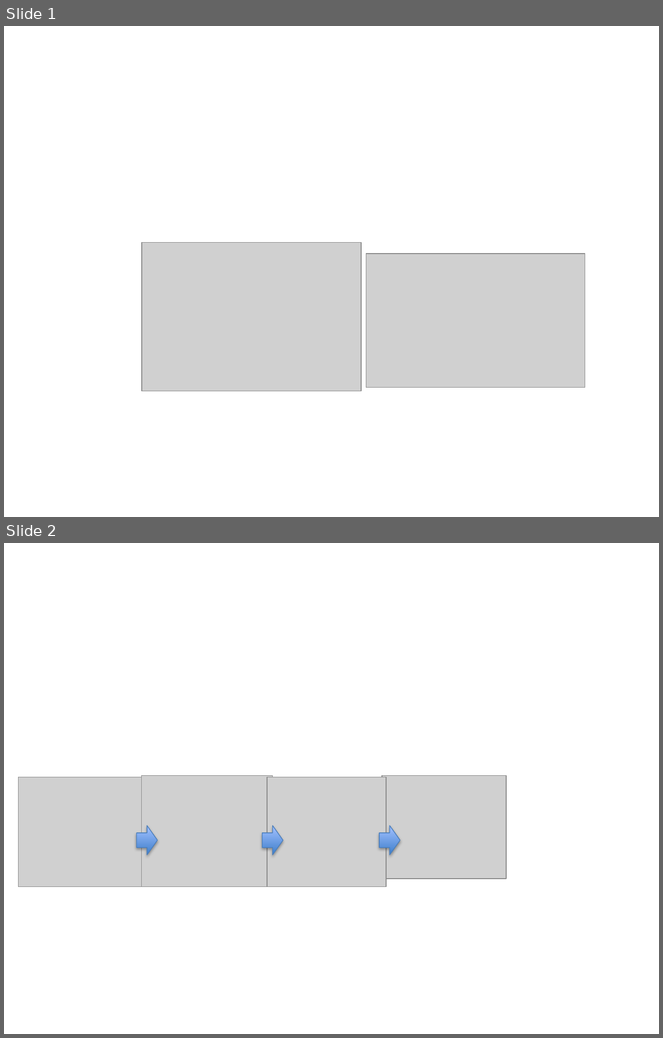
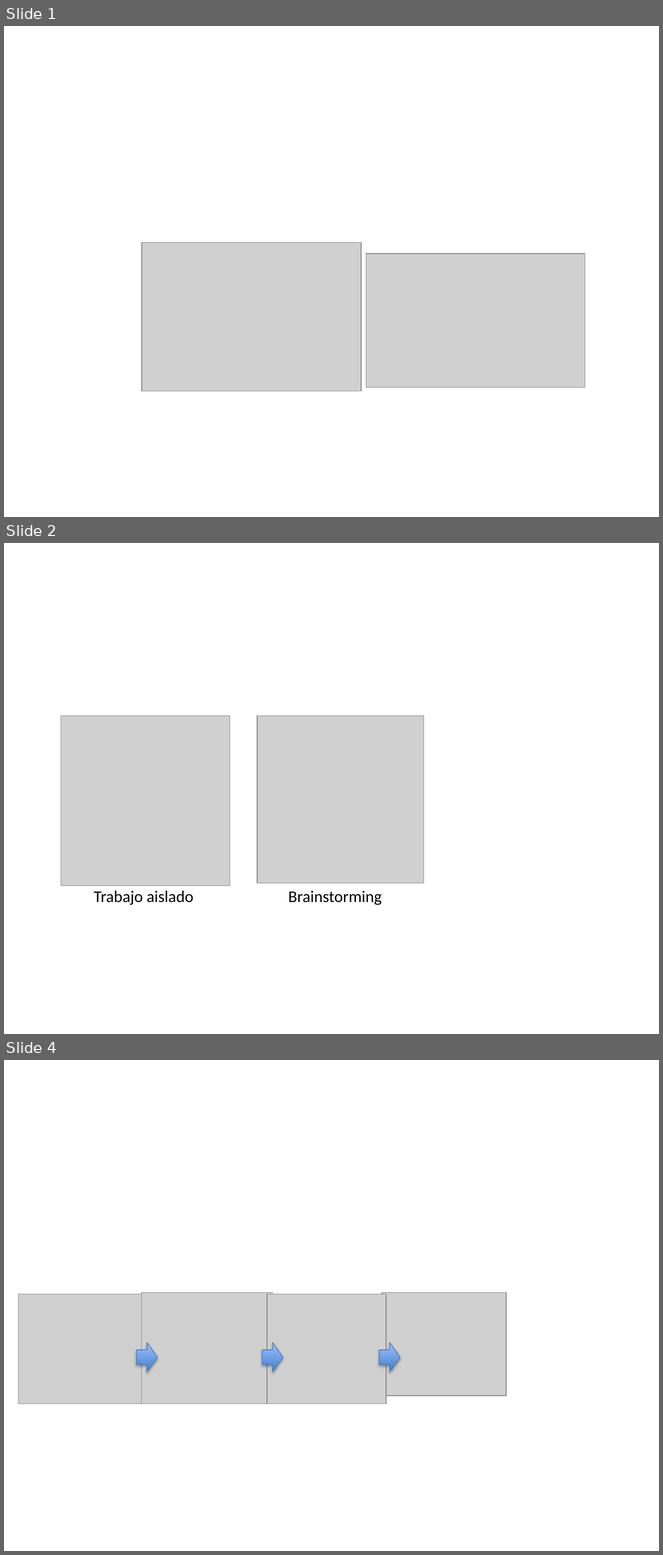
Before and after one commit to GuilleUCM/SOC, a slide deck: images/paraEsquemasYFiguras.pptx. Shown one above the other, each under a label of ours: slides 1 and 2 before the commit, slides 1, 2 and 4 after it; the slides between them are not shown. The pictures are 663x1038 and 663x1555 pixels, drawn with LibreOffice and Linux fonts; fonts in the diff are those of the drawing; grey boxes stand for pictures. Boxes give left, top, right and bottom in pixels: in the first picture for what was removed or moved away, otherwise in the second. Text is boxed around its words. In the diff, an @@ line names an element or a change of style, - is before the commit and + after.

```diff
--- a/images/paraEsquemasYFiguras.pptx
+++ b/images/paraEsquemasYFiguras.pptx
@@ slide 2 added at (4, 543, 659, 1034), background #FFFFFF @@
@@ picture added at (61, 716, 230, 886) @@
@@ picture added at (258, 716, 424, 884) @@
@@ text added at (94, 891, 193, 905), 18 pt, text #000000 @@
+Trabajo aislado
@@ text added at (288, 891, 382, 905), 18 pt, text #000000 @@
+Brainstorming
@@ what was slide 2 is now slide 4 @@
```
Also in this commit, not shown: 1 other slide added, 12 other files.
